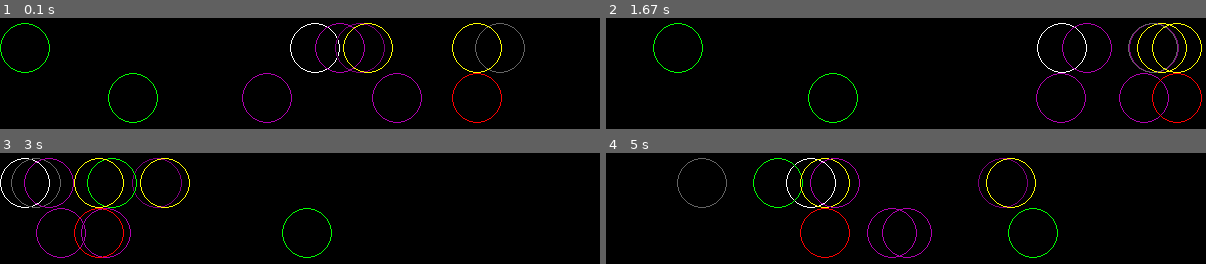
Above: before the commit, frames 1-4 (two rows, left to right).
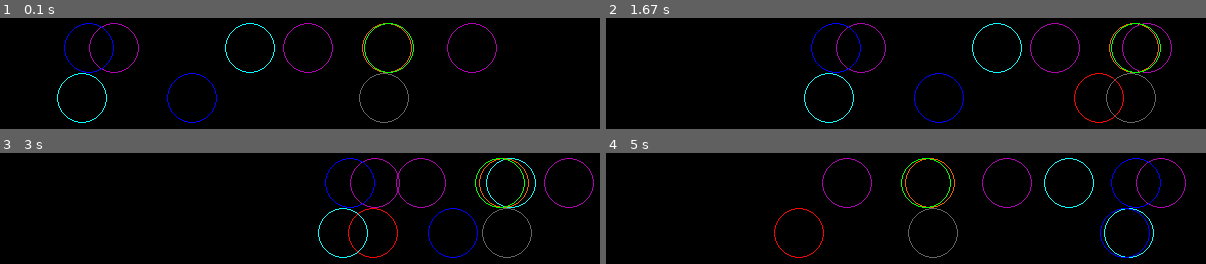
Above: after the commit, the same moments.

Repository: nayelipleskac/object_oriented_code
Game: pygame game, started from pygame_classes.py
Two runs of this game, one before a commit and one after it. Both use one fixed random seed, a clock stepped at 60 frames per second and the inputs below.
Inputs:
- Up to frame 1 (0.1 s): no input
- Up to frame 2 (1.67 s): no input
- Up to frame 3 (3 s): no input
- Up to frame 4 (5 s): no input

The runs differ from the first frame. In frame 1, 4.2% of the frame differs, in the area x 0-88%, y 4-95%; in frame 2, 4.3%; in frame 3, 4.4%, in the area x 0-99%, y 4-95%; in frame 4, 4.4%.

Commit message:
pygame circles

Diff:
--- a/pygame_classes.py
+++ b/pygame_classes.py
@@ -10,10 +10,10 @@
 clock = pygame.time.Clock()
 
 red= (255, 0, 0)
-black = (0,0,0)
 blue = (0,0,255)
 green = (0, 255,0)
 purple = (126,0,126)
+black = (0,0,0)
 white = (255,255,255)
 pink = (175, 0, 175)
 orange = (240, 100, 0)
@@ -22,7 +22,8 @@
 aqua = (0,255,255)
 lime = (0,255,0)
 
-colors = [red, black, blue, green, purple, white, pink, orange, gray, yellow, aqua, lime]
+colors = [red, blue, green, purple, white, pink, orange, gray, yellow, aqua, lime]
+
 
 # class circle:
 #     def __init__(self, radius, x, y, color):
@@ -62,36 +63,47 @@
 #2
 
 class circle:
-    # speed = random.randint(1,4)
-    def __init__(self, x, y, xMotion, color,):
+
+    def __init__(self, x, y, xMotion, color, key):
         self.x = x
         self.y = y
         self.xMotion = xMotion
         self.color = color
+        self.key = key
 
     def draw_shapes(self):
         pygame.draw.circle(screen, self.color, (self.x, self.y), 25, 1)
     def defMove(self):
         self.x += self.xMotion
-        if self.x > 575:
-            self.x = 25
+        # if self.x > 575:
+        #     self.x = 25
+        if self.x+25 >= 600:
+            self.xMotion = -speed
+        if self.x-25 <= 0:
+            self.xMotion = speed
 
-circle1 = circle(random.randint(0,635), 30, random.randint(1,4), random.choice(colors))
-circle2 = circle(random.randint(0,635), 30, random.randint(1,4), random.choice(colors))
-circle3 = circle(random.randint(0,635), 30, random.randint(1,4), random.choice(colors))
-circle4 = circle(random.randint(0,635), 30, random.randint(1,4), random.choice(colors))
-circle5 = circle(random.randint(0,635), 30, random.randint(1,4), random.choice(colors))
-circle6 = circle(random.randint(0,635), 30, random.randint(1,4), random.choice(colors))
-circle7 = circle(random.randint(0,635), 30, random.randint(1,4), random.choice(colors))
+keys = ['a', 'b', 'c', 'd', 'e', 'f', 'g', 'h', 'i', 'j', 'k', 'l', 'm', 'n', 'o', 'p', 'q', 'r', 's', 't', 'u', 'v', 'w', 'x', 'y', 'z']
+keyChoice = random.choice(keys)
+speed = random.randint(1,4)
 
-circle8 = circle(random.randint(25,635), 80, random.randint(1,4), random.choice(colors))
-circle9 = circle(random.randint(25,635), 80, random.randint(1,4), random.choice(colors))
-circle10 = circle(random.randint(25,635), 80, random.randint(1,4), random.choice(colors))
-circle11 = circle(random.randint(25,635), 80, random.randint(1,4), random.choice(colors))
+circle1 = circle(random.randint(0,635), 30, speed, random.choice(colors), keyChoice)
+circle2 = circle(random.randint(0,635), 30, speed, random.choice(colors), keyChoice)
+circle3 = circle(random.randint(0,635), 30, speed, random.choice(colors), keyChoice)
+circle4 = circle(random.randint(0,635), 30, speed, random.choice(colors), keyChoice)
+circle5 = circle(random.randint(0,635), 30, speed, random.choice(colors), keyChoice)
+circle6 = circle(random.randint(0,635), 30, speed, random.choice(colors), keyChoice)
+circle7 = circle(random.randint(0,635), 30, speed, random.choice(colors), keyChoice)
+
+circle8 = circle(random.randint(25,635), 80, speed, random.choice(colors), keyChoice)
+circle9 = circle(random.randint(25,635), 80, speed, random.choice(colors), keyChoice)
+circle10 = circle(random.randint(25,635), 80, speed, random.choice(colors), keyChoice)
+circle11 = circle(random.randint(25,635), 80, speed, random.choice(colors), keyChoice)
 
 
 topCircles = [circle1, circle2, circle3, circle4, circle5, circle6, circle7]
 bottomCircles = [circle8, circle9, circle10, circle11]
+
+
 while True:
     clock.tick(30)
     pygame.display.update()
@@ -101,7 +113,7 @@
         each.defMove()
         each.draw_shapes()
     for each in bottomCircles:
-        print(each.xMotion)
+        # print(each.xMotion)
         each.defMove()
         each.draw_shapes()
 
